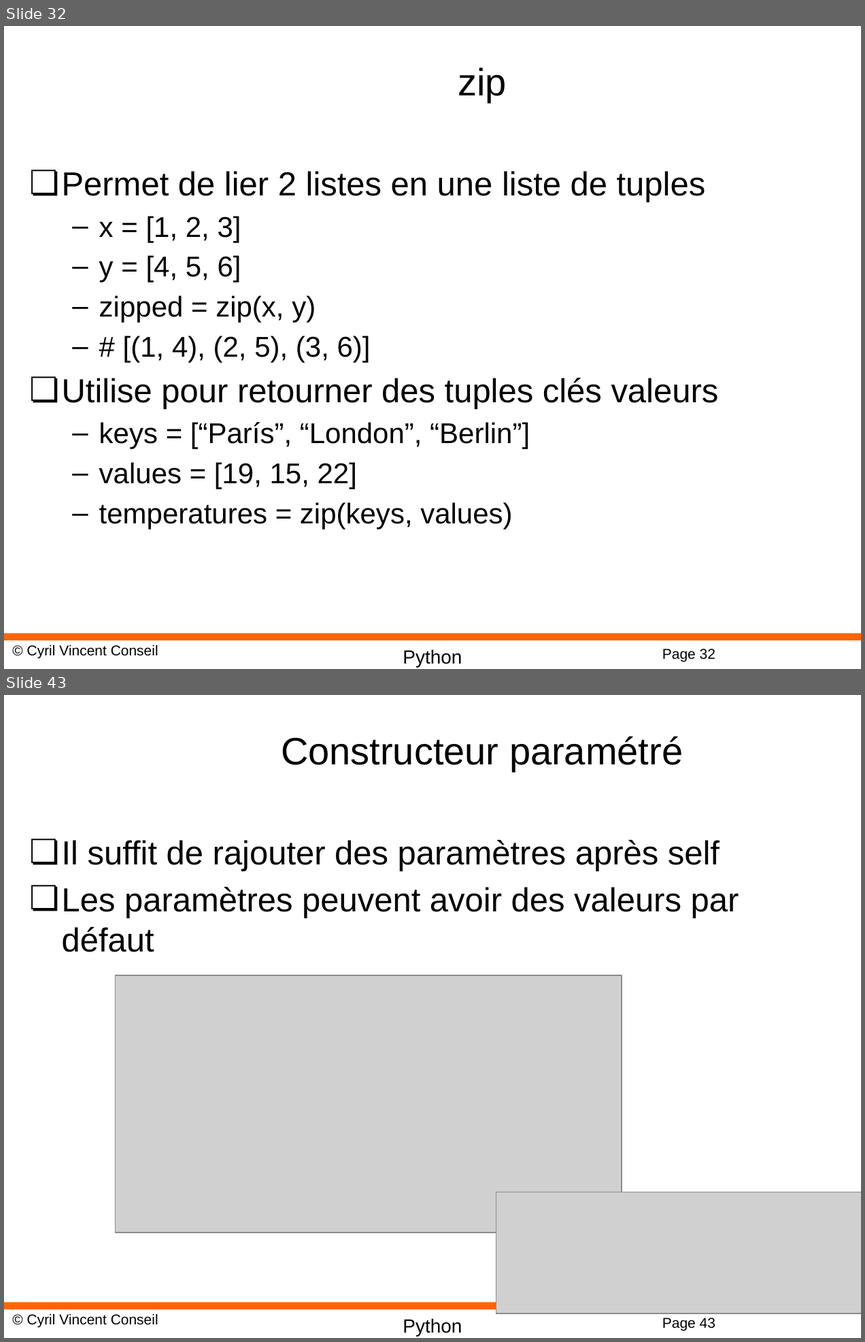
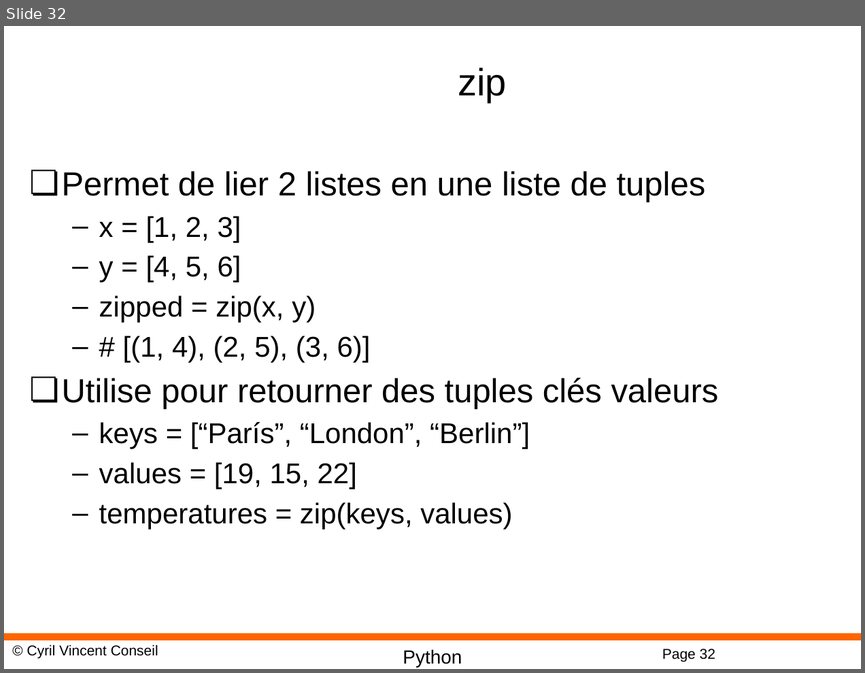
Before and after one commit to cyrilvincent/math, a slide deck: ppt/PythonMath02-Python.pptx. Shown one above the other, each under a label of ours: slides 32 and 43 before the commit, slide 32 after it; the slides between them are not shown. The pictures are 865x1342 and 865x673 pixels, drawn with LibreOffice and Linux fonts; fonts in the diff are those of the drawing; grey boxes stand for pictures; background and template pictures are left out. Boxes give left, top, right and bottom in pixels: in the first picture for what was removed or moved away, otherwise in the second. Text is boxed around its words. In the diff, an @@ line names an element or a change of style, - is before the commit and + after.

```diff
--- a/ppt/PythonMath02-Python.pptx
+++ b/ppt/PythonMath02-Python.pptx
@@ slide 43 removed at bbox=[4, 695, 861, 1338], background #FFFFFF; not listed: 4 template elements that a slide beside it also shows @@
@@ title removed at bbox=[281, 736, 683, 772] @@
-Constructeur paramétré
@@ text removed at bbox=[62, 840, 739, 952] @@
-❏ Il suffit de rajouter des paramètres après self
-❏ Les paramètres peuvent avoir des valeurs par défaut
@@ picture removed at bbox=[116, 975, 621, 1232] @@
@@ picture removed at bbox=[496, 1192, 861, 1314] @@
```
Also in this commit, not shown: 26 other slides removed, 1 other file.
